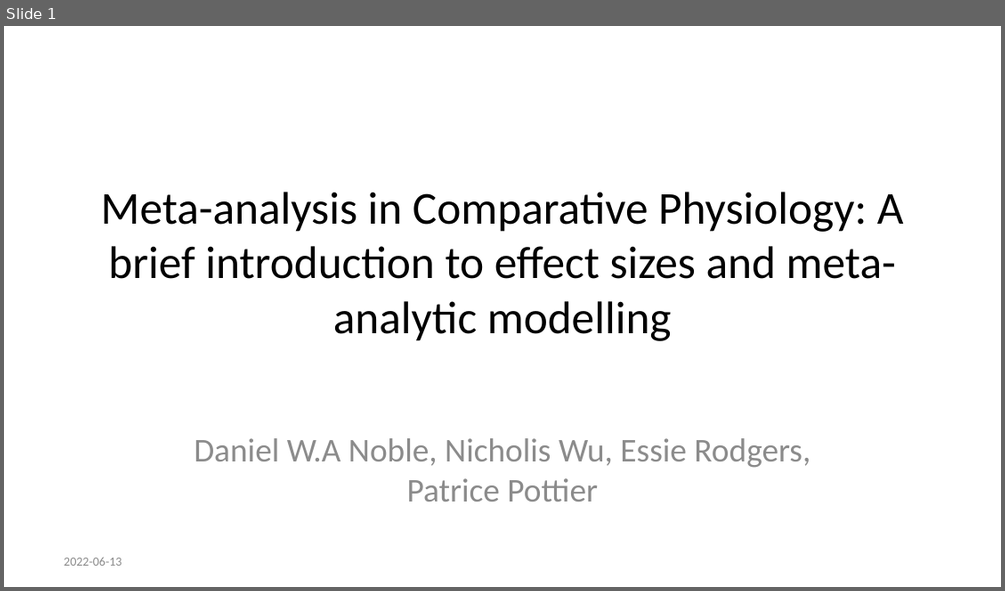
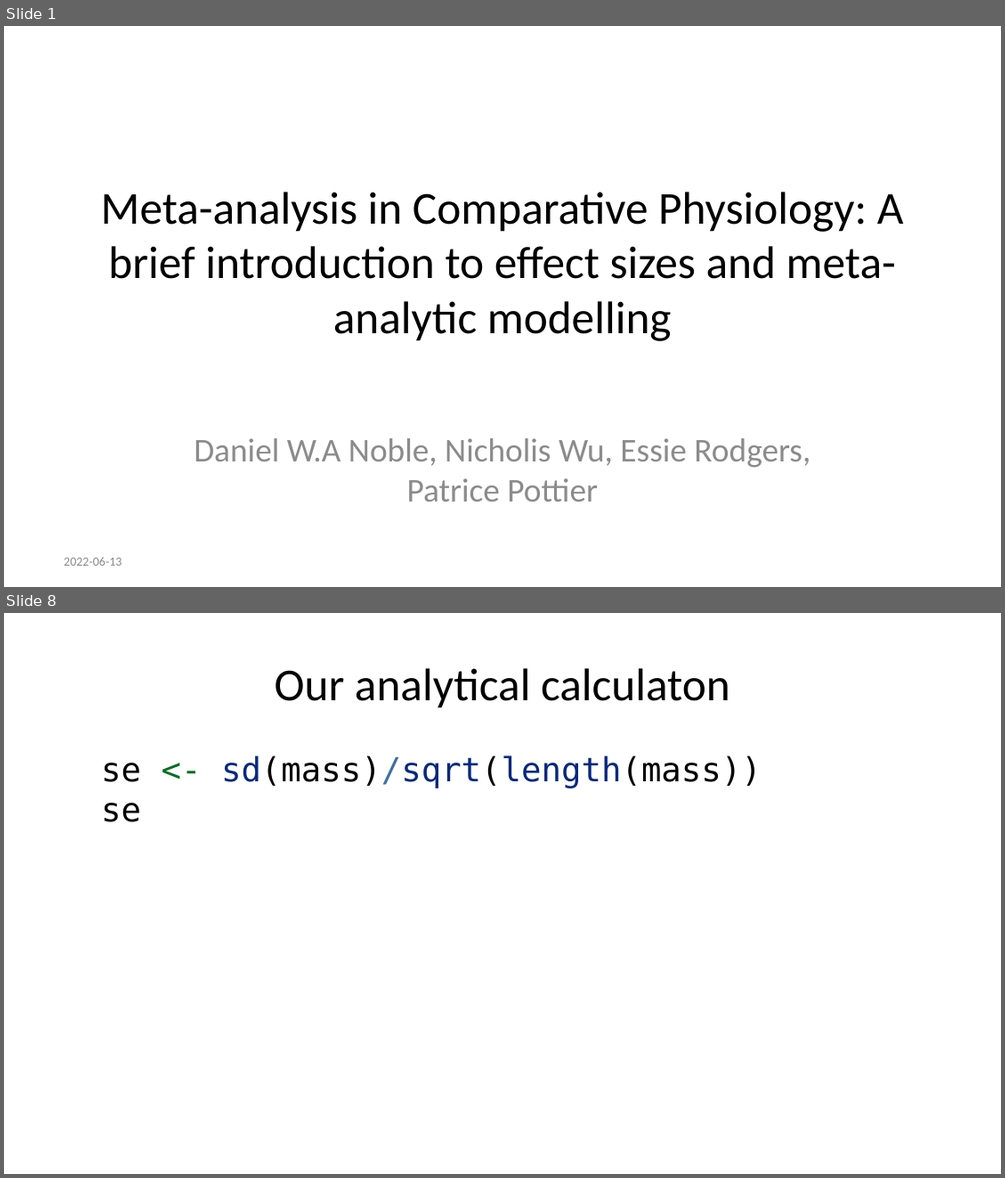
Before and after one commit to daniel1noble/meta-workshop, a slide deck: slides/code_slides.pptx. Shown one above the other, each under a label of ours: slide 1 before the commit, slides 1 and 8 after it; the slides between them are not shown. The pictures are 1005x591 and 1005x1178 pixels, drawn with LibreOffice and Linux fonts; fonts in the diff are those of the drawing. Boxes give left, top, right and bottom in pixels: in the first picture for what was removed or moved away, otherwise in the second. Text is boxed around its words. In the diff, an @@ line names an element or a change of style, - is before the commit and + after.

```diff
--- a/slides/code_slides.pptx
+++ b/slides/code_slides.pptx
@@ slide 8 added at [4, 613, 1001, 1174], background #FFFFFF @@
@@ title added at [275, 668, 730, 708], 33 pt, text #000000 @@
+Our analytical calculaton
@@ text added at [101, 755, 761, 822], 24 pt, text #000000 @@
+se <- sd(mass)/sqrt(length(mass))
+se
```
Also in this commit, not shown: 12 other slides added, 2 slides removed, 1 other file.
